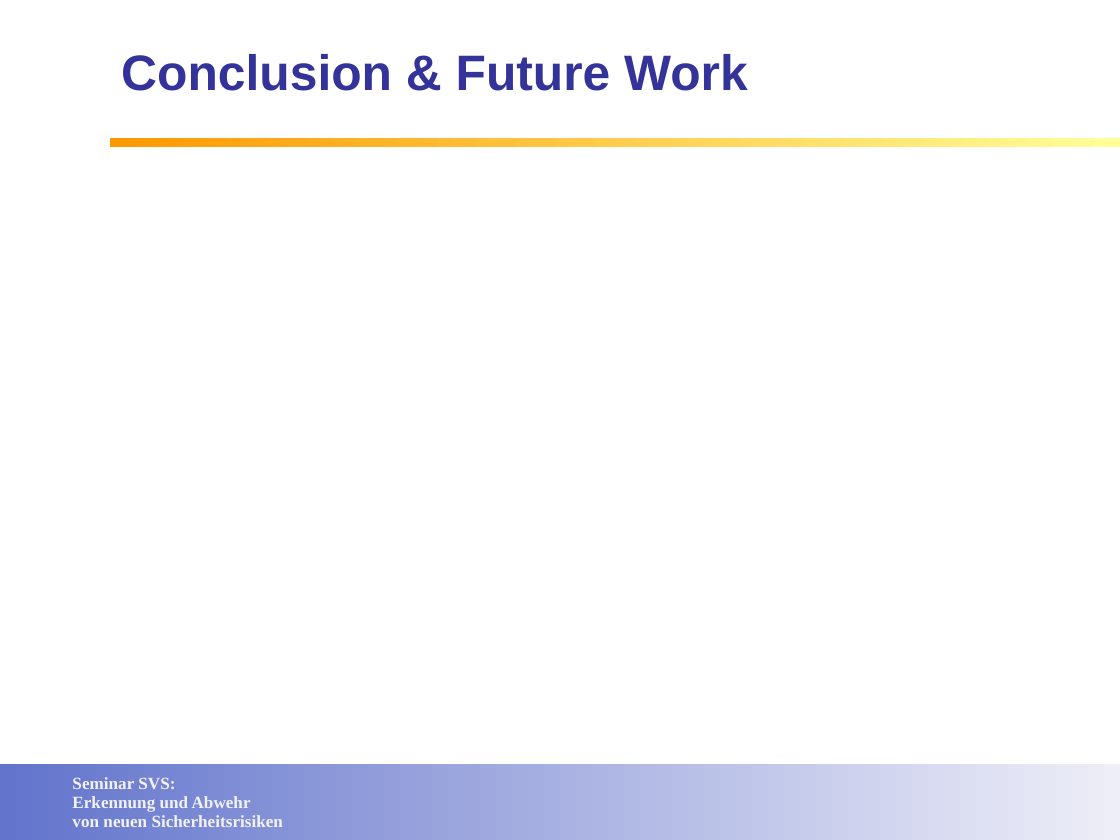
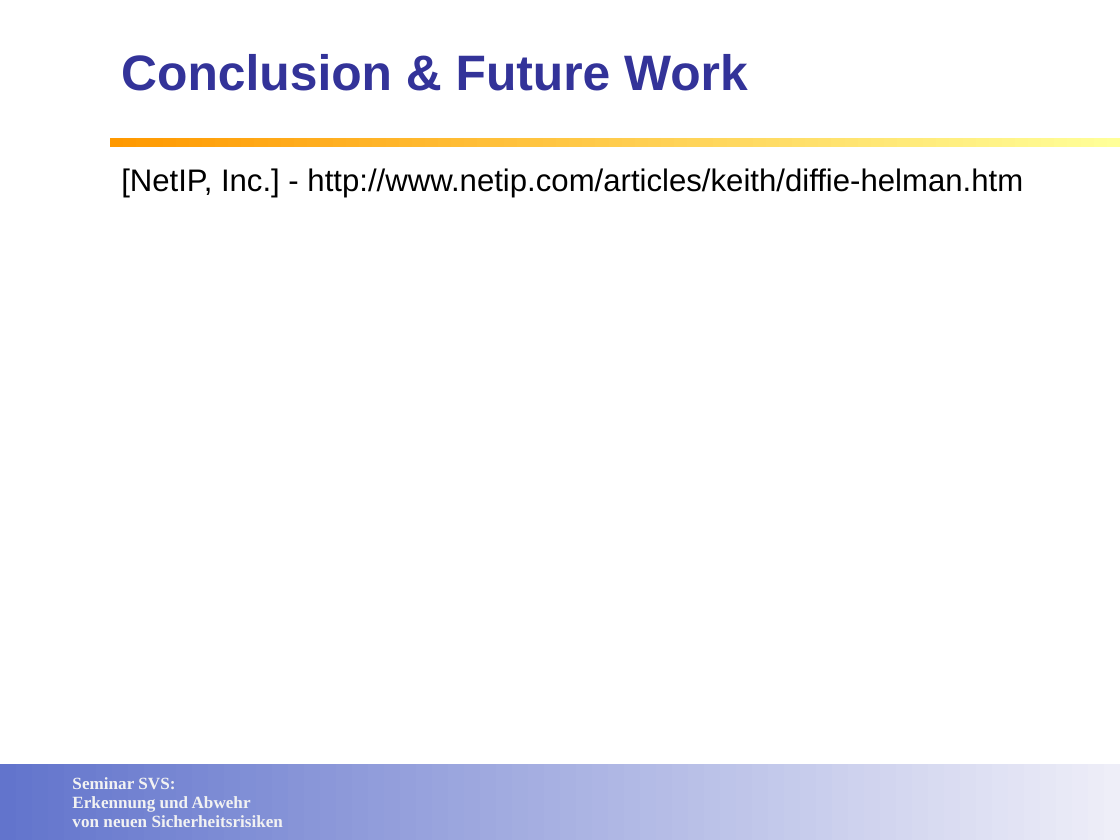
Before and after one commit to lemmy/SecuredSLP, a slide deck: slide 20 of doc/Service Discovery in open networks.ppt (slide 19 before the commit). Drawn at 1120x840 pixels with LibreOffice and Linux fonts; fonts in the diff are those of the drawing; background and template pictures are left out. Boxes give left, top, right and bottom in pixels: in the first picture for what was removed or moved away, otherwise in the second. Text is boxed around its words. In the diff, an @@ line names an element or a change of style, - is before the commit and + after.

```diff
--- a/doc/Service Discovery in open networks.ppt
+++ b/doc/Service Discovery in open networks.ppt
@@ text added at <box>121,168,1023,198</box>, 20 pt, text #000000 @@
+[NetIP, Inc.] - http://www.netip.com/articles/keith/diffie-helman.htm
```
Also in this commit, not shown: 1 other slide changed, 1 slide added.
